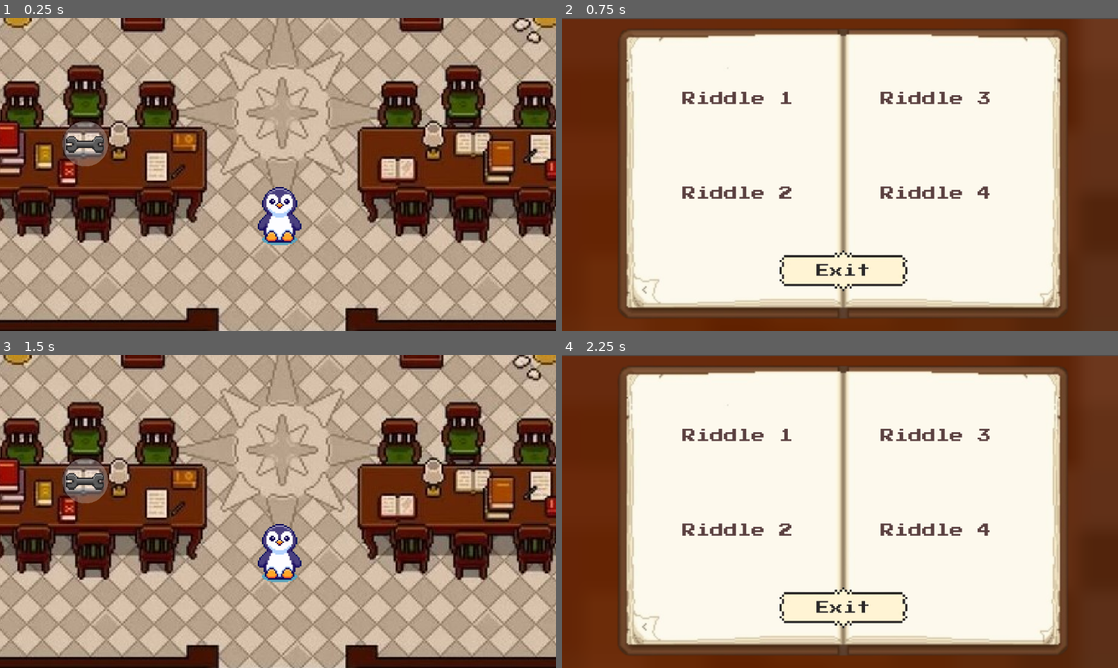
Above: before the commit, frames 1-4 (two rows, left to right).
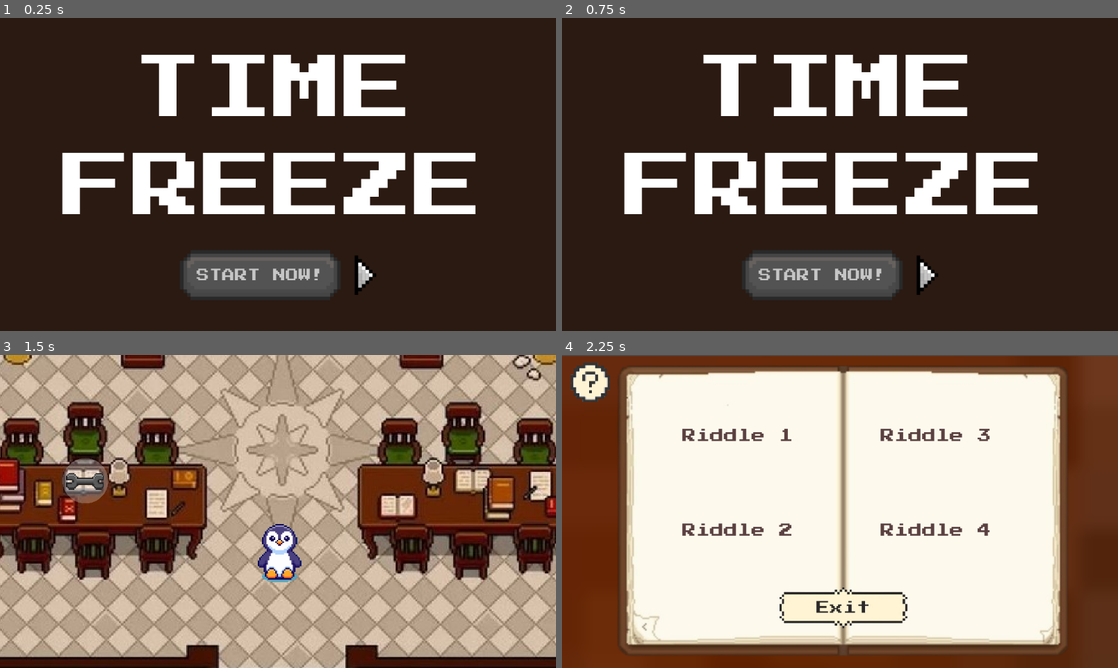
Above: after the commit, the same moments.

Repository: TanviMukka/freeze
Game: Godot game, scene res://start_screen.tscn
Two runs of this game, one before a commit and one after it. Both use one fixed random seed, a clock stepped at 60 frames per second and the inputs below. Before the commit the project starts from res://main.tscn.
Inputs (mouse positions are in pixels of both pictures, inside the frame that each line leads up to; where the layout moved, square brackets give the same spot in the first picture):
- Up to frame 1 (0.25 s): no input
- Up to frame 2 (0.75 s): click (645, 149) at 0.52 s
- Up to frame 3 (1.5 s): click (255, 614) [283, 608] at 1.25 s
- Up to frame 4 (2.25 s): click (645, 486) at 2 s

The runs differ from the first frame. In frame 1, 90% of the frame differs, in the area x 0-100%, y 0-100%; in frame 2, 90%; in frame 3, nothing differs; in frame 4, 0.7%.

Commit message:
commit_3

Diff:
--- a/project.godot
+++ b/project.godot
@@ -11,7 +11,7 @@
 [application]
 
 config/name="Freeze"
-run/main_scene="uid://dn5d0yebr6irv"
+run/main_scene="uid://c1ru50urq1equ"
 config/features=PackedStringArray("4.7", "Forward Plus")
 config/icon="res://icon.svg"
 
--- a/riddles_scene.tscn
+++ b/riddles_scene.tscn
@@ -3,6 +3,7 @@
 [ext_resource type="Texture2D" uid="uid://dusxo8hllvo7d" path="res://riddles_book.png" id="1_2pqiw"]
 [ext_resource type="Texture2D" uid="uid://c7wp2qshp6bpe" path="res://exit_button.png" id="2_dem7k"]
 [ext_resource type="Script" uid="uid://uyu47ti3df56" path="res://exit_button.gd" id="3_inur0"]
+[ext_resource type="Texture2D" uid="uid://wwlwcovea5fp" path="res://question-mark.png" id="4_couqm"]
 
 [node name="Node2D" type="Node2D" unique_id=1143641084]
 
@@ -19,4 +20,12 @@
 texture_normal = ExtResource("2_dem7k")
 script = ExtResource("3_inur0")
 
+[node name="InstructionsButton" type="TextureButton" parent="." unique_id=910696551]
+offset_left = -16.0
+offset_top = -18.0
+offset_right = 284.0
+offset_bottom = 282.0
+scale = Vector2(0.5, 0.5)
+texture_normal = ExtResource("4_couqm")
+
 [connection signal="pressed" from="ExitButton" to="ExitButton" method="_on_pressed"]
--- a/start_screen.tscn
+++ b/start_screen.tscn
@@ -13,7 +13,7 @@
 script = ExtResource("1_pevhg")
 
 [node name="Background" type="Sprite2D" parent="." unique_id=1019750797]
-position = Vector2(573, 325)
+position = Vector2(576, 324)
 texture = ExtResource("1_ncxyx")
 
 [connection signal="pressed" from="Button" to="Button" method="_on_pressed"]
